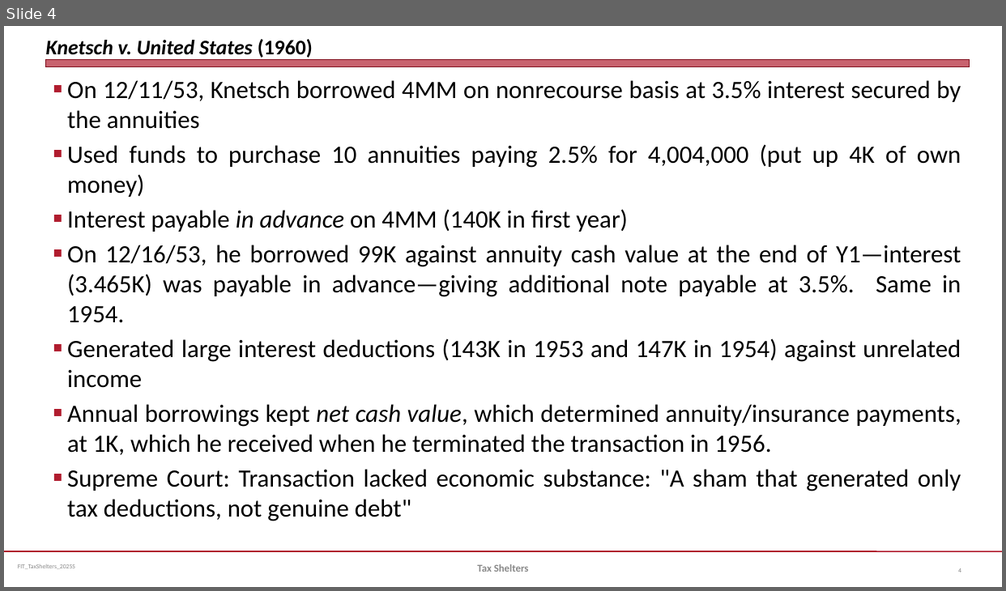
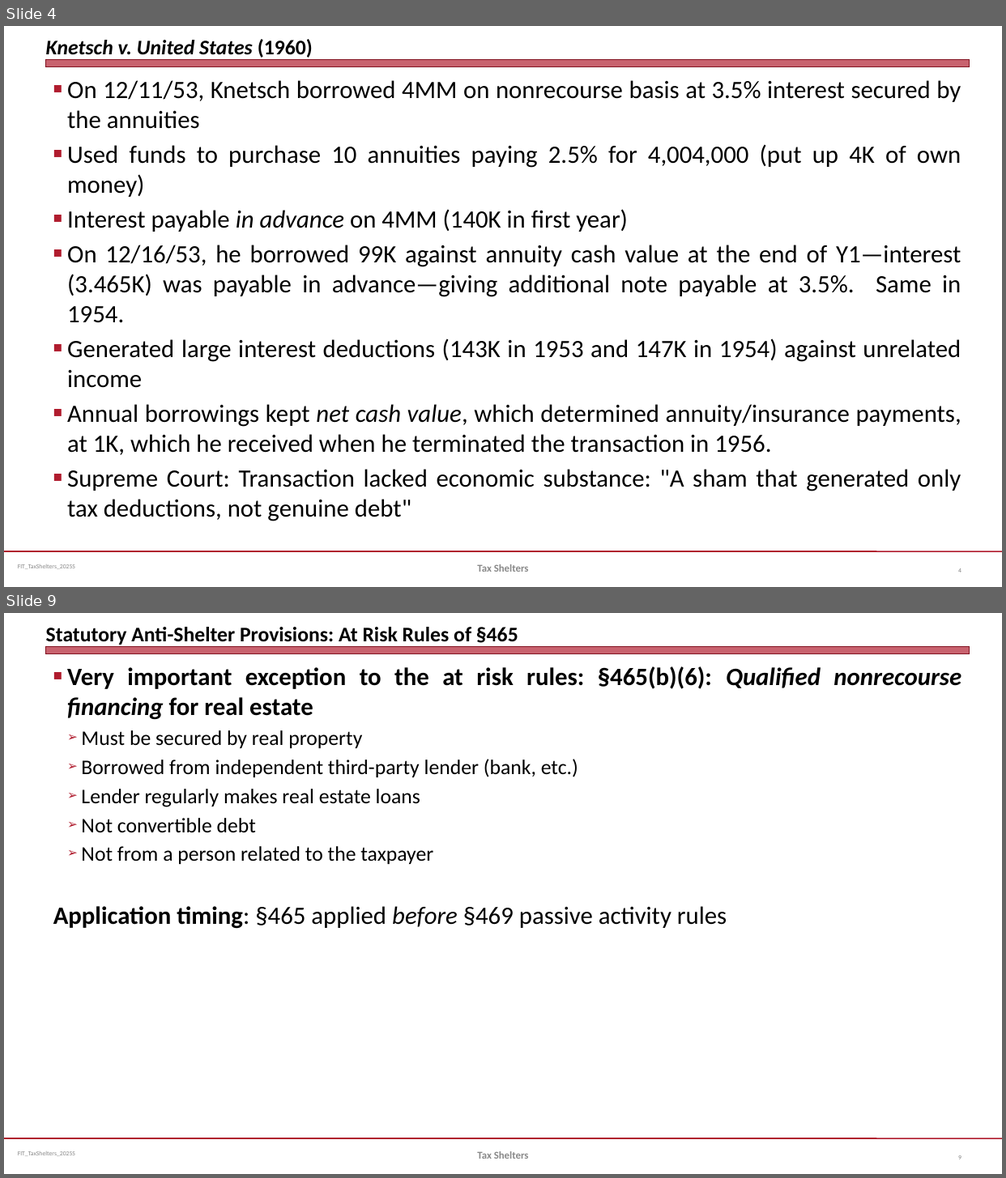
Before and after one commit to jmc877/Fed-Income-Tax, a slide deck: slides/FIT_TaxShelters_2025S.pptx. Shown one above the other, each under a label of ours: slide 4 before the commit, slides 4 and 9 after it; the slides between them are not shown. The pictures are 1006x591 and 1006x1178 pixels, drawn with LibreOffice and Linux fonts; fonts in the diff are those of the drawing. Boxes give left, top, right and bottom in pixels: in the first picture for what was removed or moved away, otherwise in the second. Text is boxed around its words. In the diff, an @@ line names an element or a change of style, - is before the commit and + after.

```diff
--- a/slides/FIT_TaxShelters_2025S.pptx
+++ b/slides/FIT_TaxShelters_2025S.pptx
@@ slide 9 added at (4, 613, 1002, 1174), background #FFFFFF; not listed: 3 template elements that a slide beside it also shows @@
@@ title added at (46, 627, 518, 645), 20 pt, text #000000, bold @@
+Statutory Anti-Shelter Provisions: At Risk Rules of §465
@@ text added at (53, 666, 961, 929), 20 pt, text #000000 @@
+■ Very important exception to the at risk rules: §465(b)(6): Qualified nonrecourse financing for real estate
+  ➢ Must be secured by real property
+  ➢ Borrowed from independent third-party lender (bank, etc.)
+  ➢ Lender regularly makes real estate loans
+  ➢ Not convertible debt
+  ➢ Not from a person related to the taxpayer
+Application timing: §465 applied before §469 passive activity rules
@@ text added at (477, 1152, 529, 1159), 10 pt, text #898989, bold @@
+Tax Shelters
@@ page number added at (958, 1156, 961, 1160), 6 pt, text #808080 @@
+9
```
Also in this commit, not shown: 5 slides changed, 1 other slide added, 3 other files.
